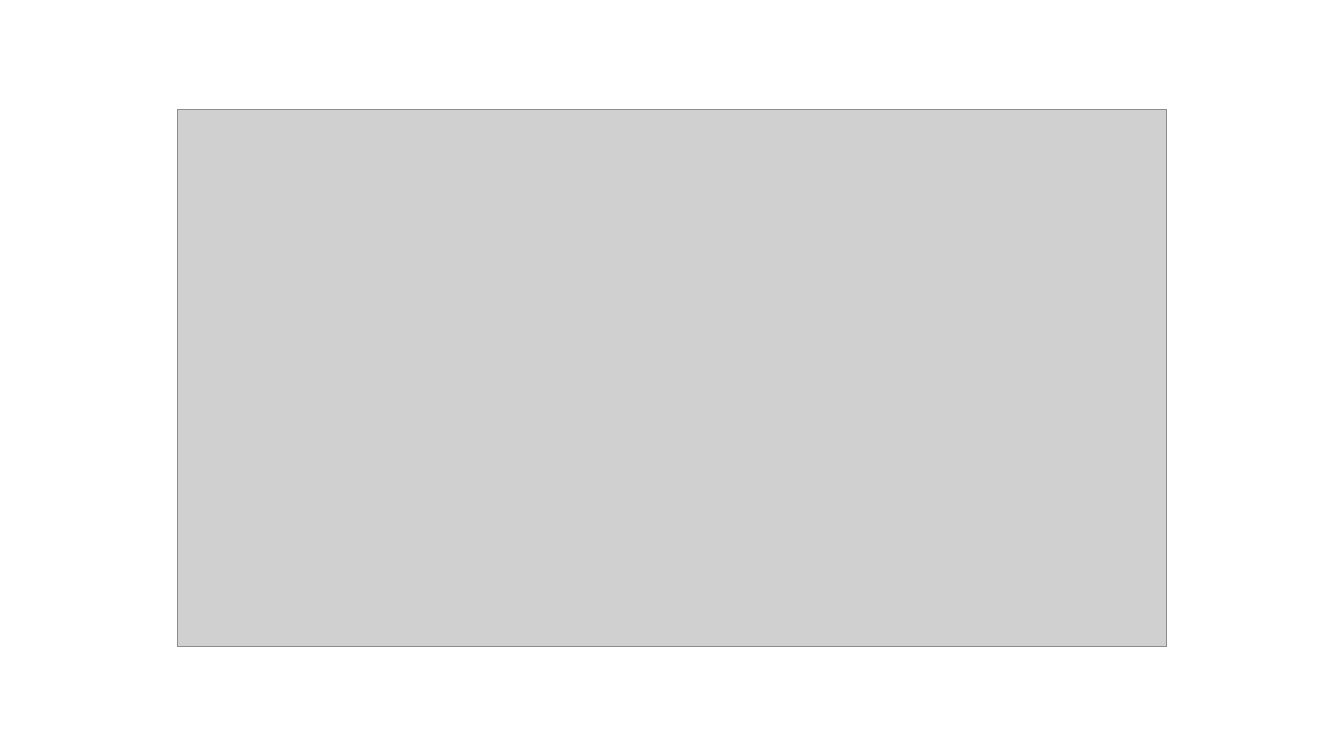
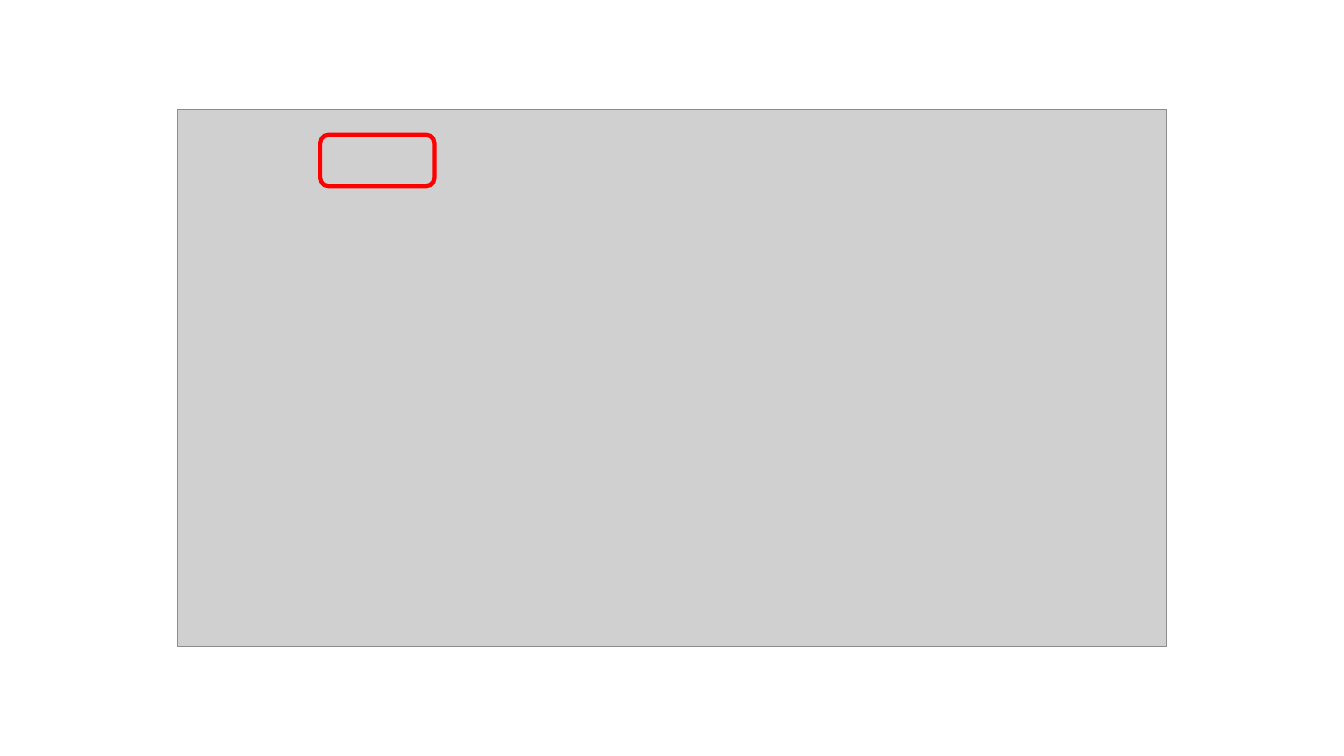
Before and after one commit to pwilmart/PAW_pipeline, a slide deck: slide 6 of MSConvert_GUI_guide.pptx. Drawn at 1344x756 pixels with LibreOffice and Linux fonts; fonts in the diff are those of the drawing; grey boxes stand for pictures. Boxes give left, top, right and bottom in pixels: in the first picture for what was removed or moved away, otherwise in the second. Text is boxed around its words. In the diff, an @@ line names an element or a change of style, - is before the commit and + after.

```diff
--- a/MSConvert_GUI_guide.pptx
+++ b/MSConvert_GUI_guide.pptx
@@ rounded rectangle added at bbox=[321, 135, 435, 187], outline #FF0000 3 pt @@
```
Also in this commit, not shown: 6 other slides changed, 5 slides added, 5 slides removed, 2 other files.
